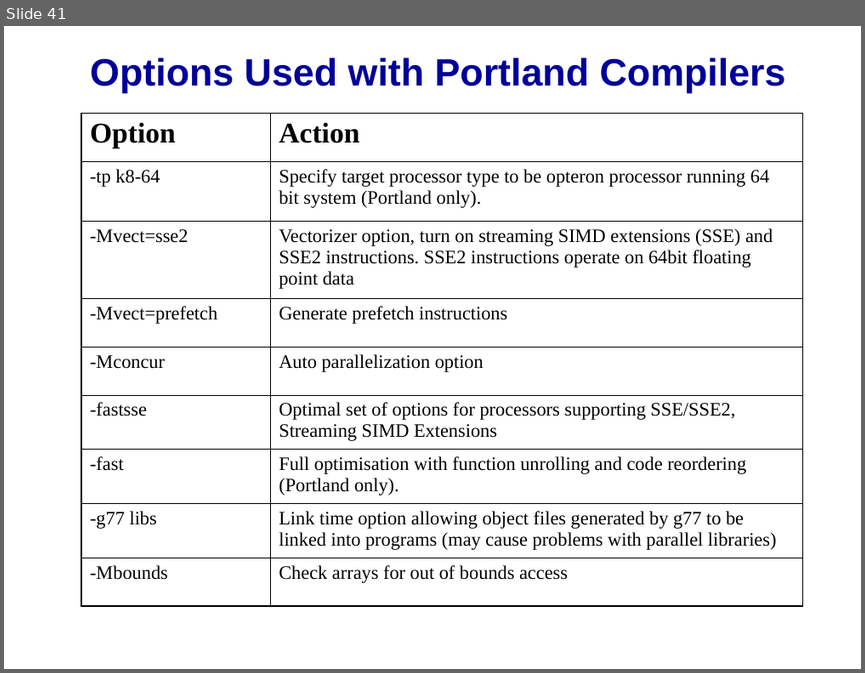
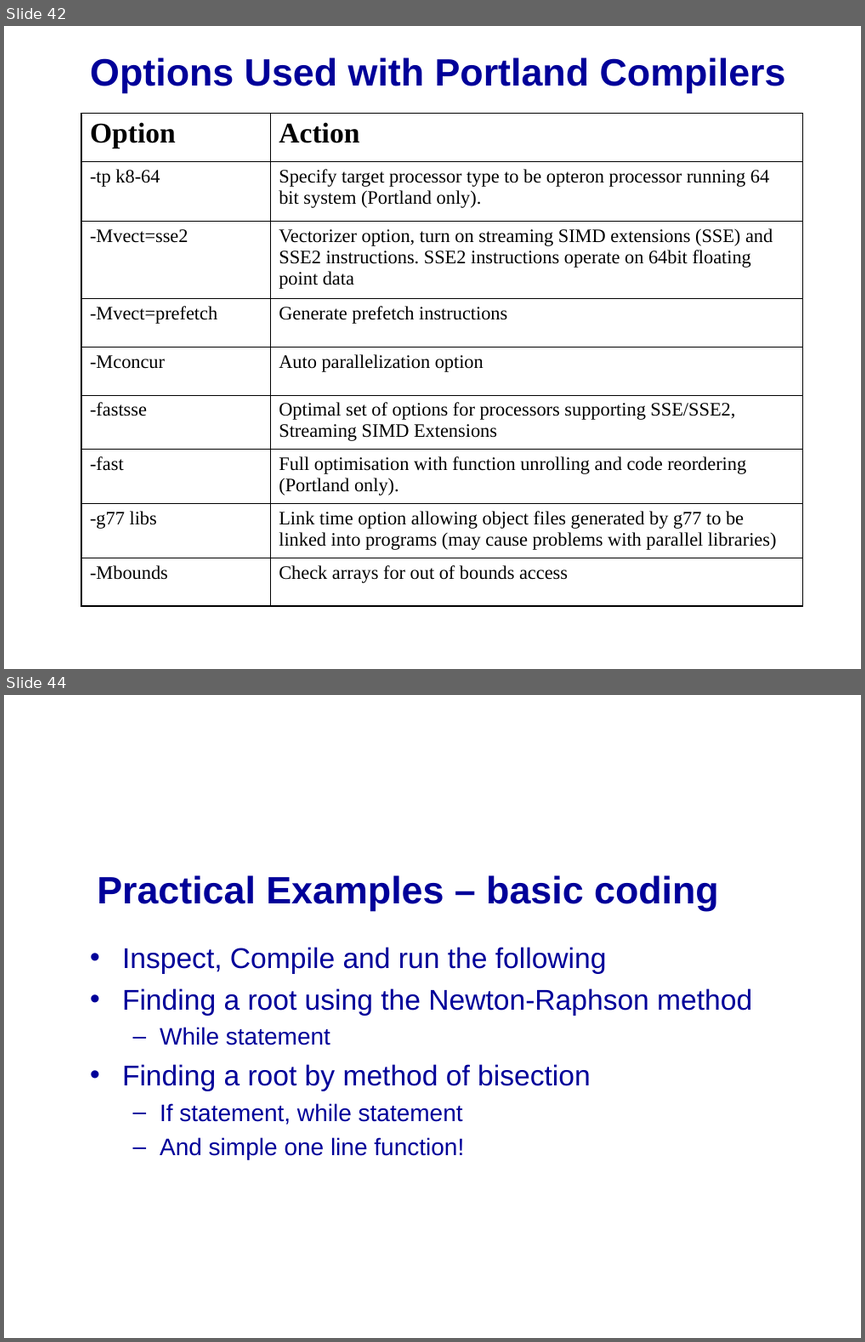
Before and after one commit to mikeg64/iome, a slide deck: src/examples/course/c/presentation/IntrotoC1.ppt. Shown one above the other, each under a label of ours: slide 41 before the commit, slides 42 and 44 after it; the slides between them are not shown. The pictures are 865x673 and 865x1342 pixels, drawn with LibreOffice and Linux fonts; fonts in the diff are those of the drawing; background and template pictures are left out. Boxes give left, top, right and bottom in pixels: in the first picture for what was removed or moved away, otherwise in the second. Text is boxed around its words. In the diff, an @@ line names an element or a change of style, - is before the commit and + after.

```diff
--- a/src/examples/course/c/presentation/IntrotoC1.ppt
+++ b/src/examples/course/c/presentation/IntrotoC1.ppt
@@ slide 44 added at [4,695,861,1338], background picture (left out) @@
@@ title added at [97,875,719,911], 32 pt, text #000099, bold @@
+Practical Examples – basic coding
@@ text added at [122,947,752,1159], 24 pt, text #000099 @@
+• Inspect, Compile and run the following
+• Finding a root using the Newton-Raphson method
+  – While statement
+• Finding a root by method of bisection
+  – If statement, while statement
+  – And simple one line function!
@@ what was slide 41 is now slide 42 @@
```
Also in this commit, not shown: 1 other slide added, 5 other files.
